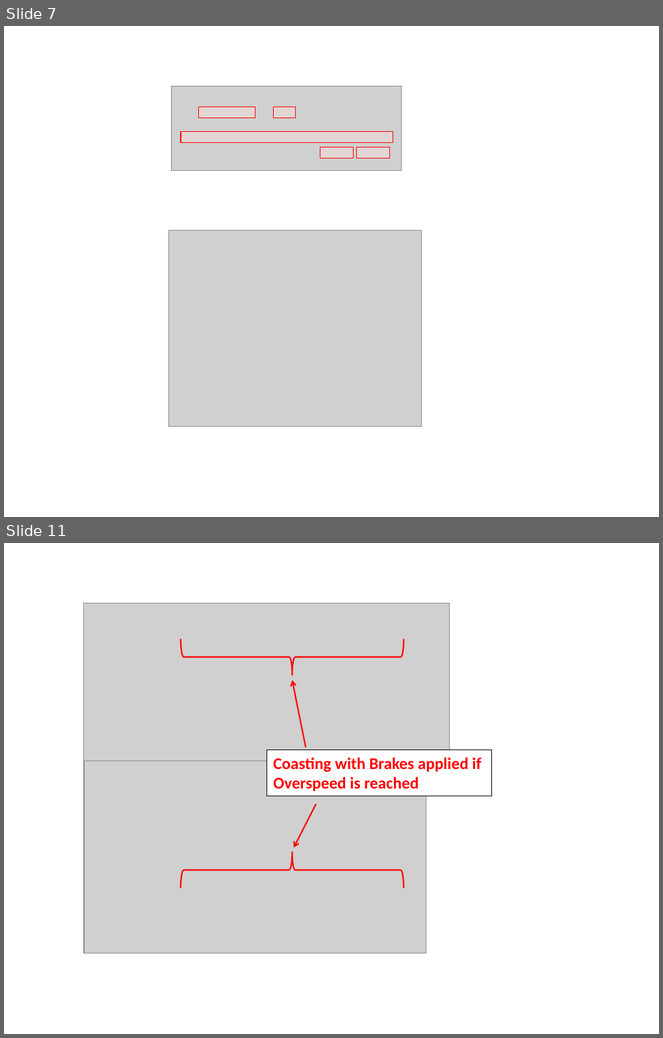
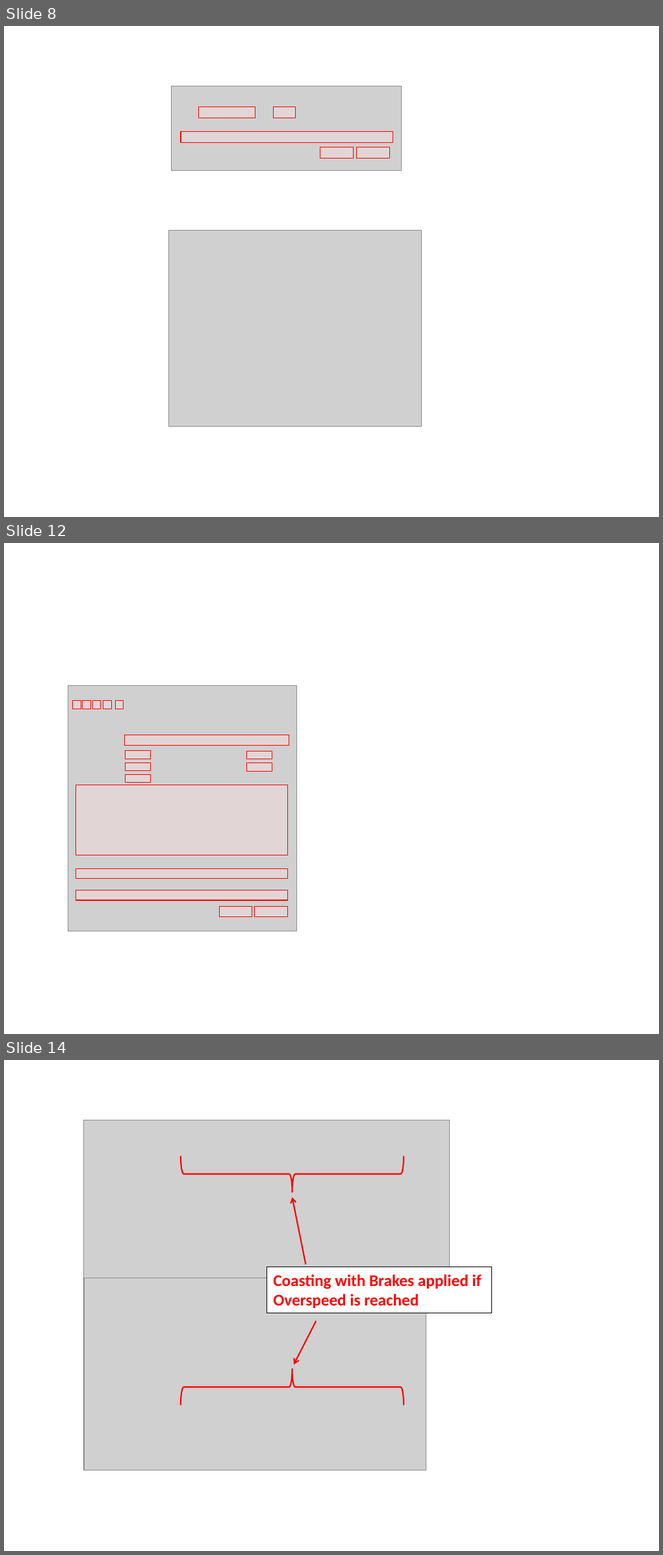
Before and after one commit to CLIMA-VECTO/vecto-sim, a slide deck: User Manual Source/material User Manual.pptx. Shown one above the other, each under a label of ours: slides 7 and 11 before the commit, slides 8, 12 and 14 after it; the slides between them are not shown. The pictures are 663x1038 and 663x1555 pixels, drawn with LibreOffice and Linux fonts; fonts in the diff are those of the drawing; grey boxes stand for pictures. Boxes give left, top, right and bottom in pixels: in the first picture for what was removed or moved away, otherwise in the second. Text is boxed around its words. In the diff, an @@ line names an element or a change of style, - is before the commit and + after.

```diff
--- a/User Manual Source/material User Manual.pptx
+++ b/User Manual Source/material User Manual.pptx
@@ slide 12 added at [4,543,659,1034], background #FFFFFF @@
@@ picture added at [68,686,297,932] @@
@@ rectangle added at [73,700,81,709], fill #F2DCDB at 50% opacity, outline #FF0000 0.75 pt @@
@@ rectangle added at [83,700,91,709], fill #F2DCDB at 50% opacity, outline #FF0000 0.75 pt @@
@@ rectangle added at [92,700,101,709], fill #F2DCDB at 50% opacity, outline #FF0000 0.75 pt @@
@@ rectangle added at [103,700,111,709], fill #F2DCDB at 50% opacity, outline #FF0000 0.75 pt @@
@@ rectangle added at [115,700,124,709], fill #F2DCDB at 50% opacity, outline #FF0000 0.75 pt @@
@@ rectangle added at [124,735,289,745], fill #F2DCDB at 50% opacity, outline #FF0000 0.75 pt @@
@@ rectangle added at [125,751,150,759], fill #F2DCDB at 50% opacity, outline #FF0000 0.75 pt @@
@@ rectangle added at [247,752,272,759], fill #F2DCDB at 50% opacity, outline #FF0000 0.75 pt @@
@@ rectangle added at [125,774,150,782], fill #F2DCDB at 50% opacity, outline #FF0000 0.75 pt @@
@@ rectangle added at [125,763,150,771], fill #F2DCDB at 50% opacity, outline #FF0000 0.75 pt @@
@@ rectangle added at [247,763,272,771], fill #F2DCDB at 50% opacity, outline #FF0000 0.75 pt @@
@@ rectangle added at [76,785,287,856], fill #F2DCDB at 50% opacity, outline #FF0000 0.75 pt @@
@@ rectangle added at [76,869,287,878], fill #F2DCDB at 50% opacity, outline #FF0000 0.75 pt @@
@@ rectangle added at [76,890,287,900], fill #F2DCDB at 50% opacity, outline #FF0000 0.75 pt @@
@@ rectangle added at [220,906,252,917], fill #F2DCDB at 50% opacity, outline #FF0000 0.75 pt @@
@@ rectangle added at [255,906,287,917], fill #F2DCDB at 50% opacity, outline #FF0000 0.75 pt @@
@@ what was slide 7 is now slide 8 @@
@@ what was slide 11 is now slide 14 @@
```
Also in this commit, not shown: 3 slides changed, 5 other slides added, 3 slides removed, 28 other files.
